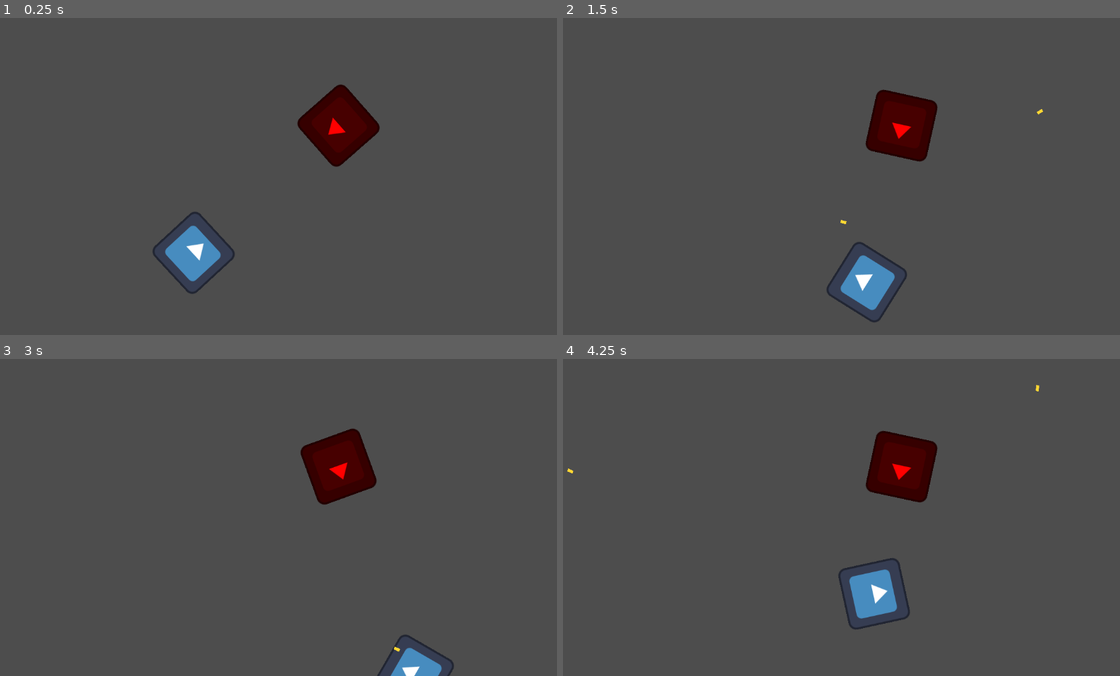
Above: before the commit, frames 1-4 (two rows, left to right).
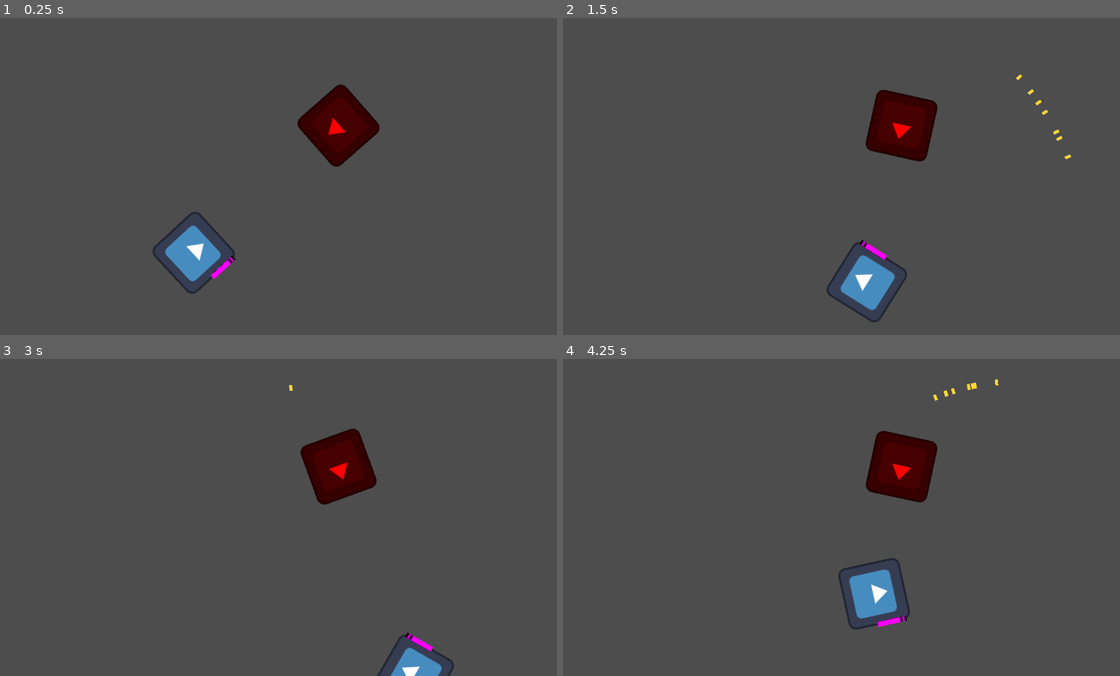
Above: after the commit, the same moments.

Repository: Nafa93/gmtk-2026
Game: Godot game, scene res://Scenes/main.tscn
Two runs of this game, one before a commit and one after it. Both use one fixed random seed, a clock stepped at 60 frames per second and the inputs below. The engine's default icon, where the game draws it, is replaced by a stand-in: a white triangle on a blue panel in a dark square.
Inputs (mouse positions are in pixels of both pictures, inside the frame that each line leads up to):
- Up to frame 1 (0.25 s): no input
- Up to frame 2 (1.5 s): tap Enter at 0.5 s; move the mouse to (964, 160) at 0.52 s; press the mouse at (964, 160) at 0.53 s; hold D (MOVE_RIGHT) 0.53-1.28 s; move the mouse to (724, 192) at 1.27 s; release the mouse at (724, 192) at 1.28 s; hold S (MOVE_DOWN) from 1.28 s (still down); click (724, 192) at 1.35 s
- Up to frame 3 (3 s): move the mouse to (334, 447) at 2.02 s; release S (MOVE_DOWN) at 2.03 s; press the mouse at (334, 447) at 2.03 s; hold D (MOVE_RIGHT) 2.03-2.78 s; move the mouse to (250, 580) at 2.77 s; release the mouse at (250, 580) at 2.78 s; hold W (MOVE_UP) from 2.78 s (still down); click (250, 580) at 2.85 s
- Up to frame 4 (4.25 s): move the mouse to (1008, 565) at 3.52 s; release W (MOVE_UP) at 3.53 s; press the mouse at (1008, 565) at 3.53 s; hold A (MOVE_LEFT) from 3.53 s (still down)

The runs differ from the first frame. In frame 1, 0.1% of the frame differs, in the area x 37-43%, y 74-83%; in frame 2, 0.2%, in the area x 49-92%, y 17-77%; in frame 3, 0.1%; in frame 4, 0.2%.

Commit message:
weapons prefabs

Diff:
--- a/Scenes/Characters/Player/player.tscn
+++ b/Scenes/Characters/Player/player.tscn
@@ -1,12 +1,12 @@
-[gd_scene load_steps=9 format=3 uid="uid://bk3rtxa1ypj1p"]
+[gd_scene format=3 uid="uid://bk3rtxa1ypj1p"]
 
 [ext_resource type="Script" uid="uid://dtiefpuuoq0he" path="res://Scripts/Characters/Player/player_controller.gd" id="1_cqrjx"]
 [ext_resource type="SpriteFrames" uid="uid://b8f85bllyovmj" path="res://Assets/player.tres" id="1_v0iea"]
 [ext_resource type="PackedScene" uid="uid://cpatfwaguns1k" path="res://Scenes/Components/health_component.tscn" id="2_40svl"]
 [ext_resource type="PackedScene" uid="uid://d1vgehjd4i5m0" path="res://Scenes/Components/movement_component.tscn" id="3_gy20a"]
 [ext_resource type="PackedScene" uid="uid://cercmh2airn6b" path="res://Scenes/Characters/Player/player_movement_behavior.tscn" id="4_cqrjx"]
-[ext_resource type="Script" path="res://Scripts/Components/weapon_component.gd" id="5_weapon_component"]
-[ext_resource type="Resource" path="res://Resources/Weapons/pistol.tres" id="6_pistol"]
+[ext_resource type="Script" uid="uid://dtd8t6phop544" path="res://Scripts/Components/weapon_component.gd" id="5_weapon_component"]
+[ext_resource type="PackedScene" uid="uid://d0fmnxqctl5qd" path="res://Scenes/Weapons/Shotgun.tscn" id="6_dxcao"]
 
 [sub_resource type="CircleShape2D" id="CircleShape2D_cqrjx"]
 radius = 62.169125
@@ -30,13 +30,14 @@
 
 [node name="PlayerMovementBehavior" parent="." unique_id=1758293071 instance=ExtResource("4_cqrjx")]
 
-[node name="AttackOrigin" type="Marker2D" parent="."]
-position = Vector2(70, 0)
+[node name="WeaponHolder" type="Node2D" parent="." unique_id=749241834]
+position = Vector2(63, -1)
 
-[node name="WeaponComponent" type="Node" parent="." node_paths=PackedStringArray("muzzle")]
+[node name="Shotgun" parent="WeaponHolder" unique_id=1730035711 instance=ExtResource("6_dxcao")]
+
+[node name="WeaponComponent" type="Node" parent="." unique_id=1996894831 node_paths=PackedStringArray("weapon_holder")]
 script = ExtResource("5_weapon_component")
-weapon = ExtResource("6_pistol")
-muzzle = NodePath("../AttackOrigin")
+weapon_holder = NodePath("../WeaponHolder")
 
 [node name="CollisionShape2D" type="CollisionShape2D" parent="." unique_id=1155133397]
 shape = SubResource("CircleShape2D_cqrjx")
--- /dev/null
+++ b/Scenes/Weapons/Pistol.tscn
@@ -0,0 +1,17 @@
+[gd_scene format=3 uid="uid://cs2x82cf7p53p"]
+
+[ext_resource type="PackedScene" path="res://Scenes/Weapons/Weapon.tscn" id="1_weapon"]
+[ext_resource type="Resource" path="res://Resources/Weapons/pistol.tres" id="2_data"]
+
+[node name="Pistol" unique_id=1234201951 instance=ExtResource("1_weapon")]
+data = ExtResource("2_data")
+
+[node name="Sprite2D" parent="." index="0"]
+position = Vector2(-2.3841858e-07, -10.999999)
+scale = Vector2(0.2, 2.5714288)
+
+[node name="Muzzle" parent="." index="1"]
+position = Vector2(0, -30)
+
+[node name="MuzzleFlash" parent="." index="4"]
+position = Vector2(0, -30)
--- /dev/null
+++ b/Scenes/Weapons/Rifle.tscn
@@ -0,0 +1,7 @@
+[gd_scene load_steps=3 format=3]
+
+[ext_resource type="PackedScene" path="res://Scenes/Weapons/Weapon.tscn" id="1_weapon"]
+[ext_resource type="Resource" path="res://Resources/Weapons/rifle.tres" id="2_data"]
+
+[node name="Rifle" instance=ExtResource("1_weapon")]
+data = ExtResource("2_data")
--- /dev/null
+++ b/Scenes/Weapons/Shotgun.tscn
@@ -0,0 +1,17 @@
+[gd_scene format=3 uid="uid://d0fmnxqctl5qd"]
+
+[ext_resource type="PackedScene" path="res://Scenes/Weapons/Weapon.tscn" id="1_weapon"]
+[ext_resource type="Resource" path="res://Resources/Weapons/shotgun.tres" id="2_data"]
+
+[node name="Shotgun" unique_id=554222346 instance=ExtResource("1_weapon")]
+data = ExtResource("2_data")
+
+[node name="Sprite2D" parent="." index="0"]
+position = Vector2(-0.5, -23)
+scale = Vector2(0.275, 4.2857146)
+
+[node name="Muzzle" parent="." index="1"]
+position = Vector2(0, -53)
+
+[node name="MuzzleFlash" parent="." index="4"]
+position = Vector2(0, -53)
--- /dev/null
+++ b/Scenes/Weapons/Weapon.tscn
@@ -0,0 +1,32 @@
+[gd_scene load_steps=3 format=3]
+
+[ext_resource type="Script" path="res://Scripts/Weapons/Weapon.gd" id="1_weapon"]
+
+[sub_resource type="PlaceholderTexture2D" id="PlaceholderTexture2D_weapon"]
+size = Vector2(40, 14)
+
+[node name="Weapon" type="Node2D" node_paths=PackedStringArray("weapon_sprite", "muzzle", "fire_audio", "animation_player", "muzzle_flash")]
+script = ExtResource("1_weapon")
+weapon_sprite = NodePath("Sprite2D")
+muzzle = NodePath("Muzzle")
+fire_audio = NodePath("FireAudio")
+animation_player = NodePath("AnimationPlayer")
+muzzle_flash = NodePath("MuzzleFlash")
+
+[node name="Sprite2D" type="Sprite2D" parent="."]
+texture = SubResource("PlaceholderTexture2D_weapon")
+
+[node name="Muzzle" type="Marker2D" parent="."]
+position = Vector2(28, 0)
+
+[node name="FireAudio" type="AudioStreamPlayer2D" parent="."]
+
+[node name="AnimationPlayer" type="AnimationPlayer" parent="."]
+
+[node name="MuzzleFlash" type="GPUParticles2D" parent="."]
+position = Vector2(28, 0)
+emitting = false
+amount = 4
+lifetime = 0.12
+one_shot = true
+explosiveness = 1.0
--- a/Scripts/Characters/Player/player_controller.gd
+++ b/Scripts/Characters/Player/player_controller.gd
@@ -13,16 +13,10 @@
 	rotation = movement_component.get_rotation(global_position, aim_position)
 
 	if weapon_component != null:
-		var aim_direction: Vector2 = Vector2.ZERO
-		var attack_origin: Marker2D = weapon_component.get_attack_origin()
-		if attack_origin != null:
-			aim_direction = attack_origin.global_position.direction_to(aim_position)
-
 		weapon_component.handle_attack_input(
 			self,
 			Input.is_action_pressed(&"SHOOT"),
-			aim_position,
-			aim_direction
+			aim_position
 		)
 
 	move_and_slide()
--- a/Scripts/Components/weapon_component.gd
+++ b/Scripts/Components/weapon_component.gd
@@ -1,20 +1,55 @@
 class_name WeaponComponent
 extends Node
 
-@export var weapon: WeaponData:
-	set(value):
-		weapon = value
-		_cooldown_remaining = 0.0
-		_attack_was_pressed = false
+@export var weapon_holder: Node2D
 
-@export var muzzle: Marker2D
+var current_weapon: Weapon
 
 var _cooldown_remaining: float = 0.0
 var _attack_was_pressed: bool = false
 
 
+func _ready() -> void:
+	if weapon_holder == null:
+		push_error("WeaponComponent requires a WeaponHolder Node2D.")
+		return
+
+	for child: Node in weapon_holder.get_children():
+		if child is Weapon:
+			current_weapon = child as Weapon
+			return
+
+
 func _physics_process(delta: float) -> void:
 	_cooldown_remaining = maxf(_cooldown_remaining - delta, 0.0)
+
+
+func equip_weapon(scene: PackedScene) -> bool:
+	if weapon_holder == null:
+		push_error("WeaponComponent cannot equip a weapon without a WeaponHolder.")
+		return false
+
+	if scene == null:
+		push_error("WeaponComponent cannot equip a null PackedScene.")
+		return false
+
+	var weapon_node: Node = scene.instantiate()
+	var new_weapon: Weapon = weapon_node as Weapon
+	if new_weapon == null:
+		weapon_node.free()
+		push_error("Equipped scene root must extend Weapon.")
+		return false
+
+	if current_weapon != null and is_instance_valid(current_weapon):
+		if current_weapon.get_parent() != null:
+			current_weapon.get_parent().remove_child(current_weapon)
+		current_weapon.queue_free()
+
+	weapon_holder.add_child(new_weapon)
+	current_weapon = new_weapon
+	_cooldown_remaining = 0.0
+	_attack_was_pressed = false
+	return true
 
 
 func handle_attack_input(
@@ -23,11 +58,12 @@
 	aim_position: Vector2,
 	aim_direction: Vector2 = Vector2.ZERO
 ) -> bool:
+	var weapon_data: WeaponData = _get_current_data()
 	var should_try_attack: bool = false
 
-	if weapon == null:
+	if weapon_data == null:
 		should_try_attack = is_pressed and not _attack_was_pressed
-	elif weapon.automatic:
+	elif weapon_data.automatic:
 		should_try_attack = is_pressed
 	else:
 		should_try_attack = is_pressed and not _attack_was_pressed
@@ -49,31 +85,37 @@
 		push_error("WeaponComponent cannot attack without an owner.")
 		return false
 
-	if weapon == null:
-		push_warning("WeaponComponent on '%s' has no WeaponData assigned." % owner.name)
+	if current_weapon == null or not is_instance_valid(current_weapon):
+		push_warning("WeaponComponent on '%s' has no Weapon equipped." % owner.name)
 		return false
 
-	if weapon.attack_behavior == null:
-		push_error("WeaponData '%s' has no AttackBehavior assigned." % weapon.weapon_name)
+	var weapon_data: WeaponData = current_weapon.data
+	if weapon_data == null:
+		push_warning("Weapon '%s' has no WeaponData assigned." % current_weapon.name)
 		return false
 
-	if muzzle == null:
-		push_error("WeaponComponent on '%s' has no muzzle Marker2D assigned." % owner.name)
+	if weapon_data.attack_behavior == null:
+		push_error("WeaponData '%s' has no AttackBehavior assigned." % weapon_data.weapon_name)
 		return false
 
-	if weapon.attacks_per_second <= 0.0:
+	if current_weapon.muzzle == null:
+		push_error("Weapon '%s' has no Muzzle Marker2D assigned." % current_weapon.name)
+		return false
+
+	if weapon_data.attacks_per_second <= 0.0:
 		push_error(
 			"WeaponData '%s' must have attacks_per_second greater than zero."
-			% weapon.weapon_name
+			% weapon_data.weapon_name
 		)
 		return false
 
 	if _cooldown_remaining > 0.0:
 		return false
 
+	var attack_position: Vector2 = current_weapon.get_muzzle_position()
 	var resolved_direction: Vector2 = aim_direction.normalized()
 	if resolved_direction.is_zero_approx():
-		resolved_direction = muzzle.global_position.direction_to(aim_position)
+		resolved_direction = attack_position.direction_to(aim_position)
 
 	if resolved_direction.is_zero_approx():
 		push_warning(
@@ -82,30 +124,41 @@
 		)
 		return false
 
-	weapon.attack_behavior.attack(
+	weapon_data.attack_behavior.attack(
 		owner,
-		weapon,
-		muzzle.global_position,
+		weapon_data,
+		attack_position,
 		resolved_direction
 	)
 
-	var attack_interval: float = 1.0 / weapon.attacks_per_second
+	var attack_interval: float = 1.0 / weapon_data.attacks_per_second
 	_cooldown_remaining = attack_interval
+	current_weapon.play_fire_effects()
 	return true
 
 
 func attack(owner: Node2D) -> void:
-	if muzzle == null:
-		push_error("WeaponComponent cannot use attack() without a muzzle Marker2D.")
+	if current_weapon == null or not is_instance_valid(current_weapon):
+		push_error("WeaponComponent cannot use attack() without an equipped Weapon.")
 		return
 
-	var fallback_direction: Vector2 = muzzle.global_transform.x.normalized()
+	var fallback_direction: Vector2 = current_weapon.get_muzzle_direction()
 	try_attack(
 		owner,
-		muzzle.global_position + fallback_direction,
+		current_weapon.get_muzzle_position() + fallback_direction,
 		fallback_direction
 	)
 
 
 func get_attack_origin() -> Marker2D:
-	return muzzle
+	if current_weapon == null or not is_instance_valid(current_weapon):
+		return null
+
+	return current_weapon.muzzle
+
+
+func _get_current_data() -> WeaponData:
+	if current_weapon == null or not is_instance_valid(current_weapon):
+		return null
+
+	return current_weapon.data
--- /dev/null
+++ b/Scripts/Weapons/Weapon.gd
@@ -0,0 +1,37 @@
+class_name Weapon
+extends Node2D
+
+@export var data: WeaponData
+@export var weapon_sprite: Sprite2D
+@export var muzzle: Marker2D
+@export var fire_audio: AudioStreamPlayer2D
+@export var animation_player: AnimationPlayer
+@export var muzzle_flash: GPUParticles2D
+
+
+func play_fire_effects() -> void:
+	if fire_audio != null and fire_audio.stream != null:
+		fire_audio.play()
+
+	if animation_player != null and animation_player.has_animation(&"fire"):
+		animation_player.play(&"fire")
+
+	if muzzle_flash != null:
+		muzzle_flash.restart()
+		muzzle_flash.emitting = true
+
+
+func get_muzzle_position() -> Vector2:
+	if muzzle == null:
+		push_warning("Weapon '%s' has no Muzzle assigned." % name)
+		return global_position
+
+	return muzzle.global_position
+
+
+func get_muzzle_direction() -> Vector2:
+	if muzzle == null:
+		push_warning("Weapon '%s' has no Muzzle assigned." % name)
+		return global_transform.x.normalized()
+
+	return muzzle.global_transform.x.normalized()
Not shown, added: Scripts/Weapons/Weapon.gd.uid
